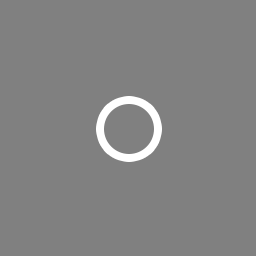
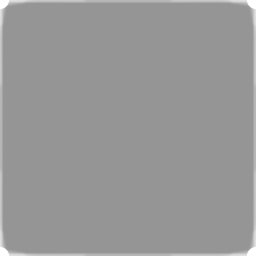
Two versions of the same layered image (256px x 256px). Layer-by-layer changes:
added layer "Layer 2 copy 3" above "Layer 2 copy 2" over (x1=0, y1=247, x2=256, y2=256)
added layer "Layer 2 copy 2" above "Layer 2 copy" over (x1=247, y1=0, x2=256, y2=256)
added layer "Layer 2 copy" above "Layer 2" over (x1=0, y1=0, x2=256, y2=9)
added layer "Layer 2" above "Layer 1" over (x1=0, y1=0, x2=9, y2=256)
added layer "Ellipse 1 copy 2" above "Ellipse 1 copy" over (x1=247, y1=247, x2=256, y2=256)
added layer "Ellipse 1 copy" above "Layer 3" over (x1=0, y1=0, x2=9, y2=9)
added layer "Layer 3" above "Ellipse 1" over (x1=0, y1=0, x2=256, y2=256)
hid "Ellipse 1", painted on it over (x1=104, y1=104, x2=154, y2=154)
showed "Rectangle 1", painted on it over (x1=2, y1=2, x2=254, y2=254)
